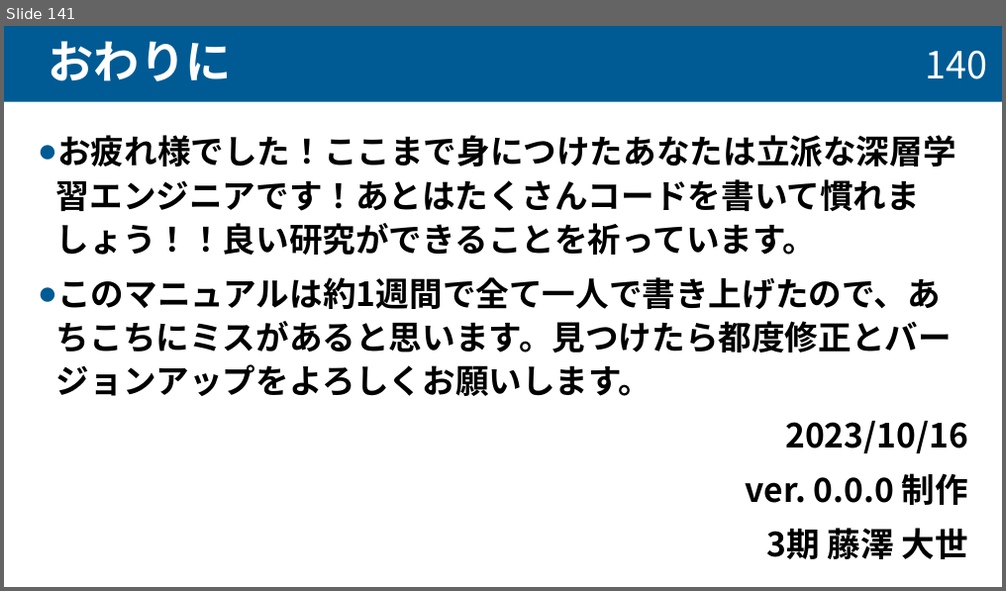
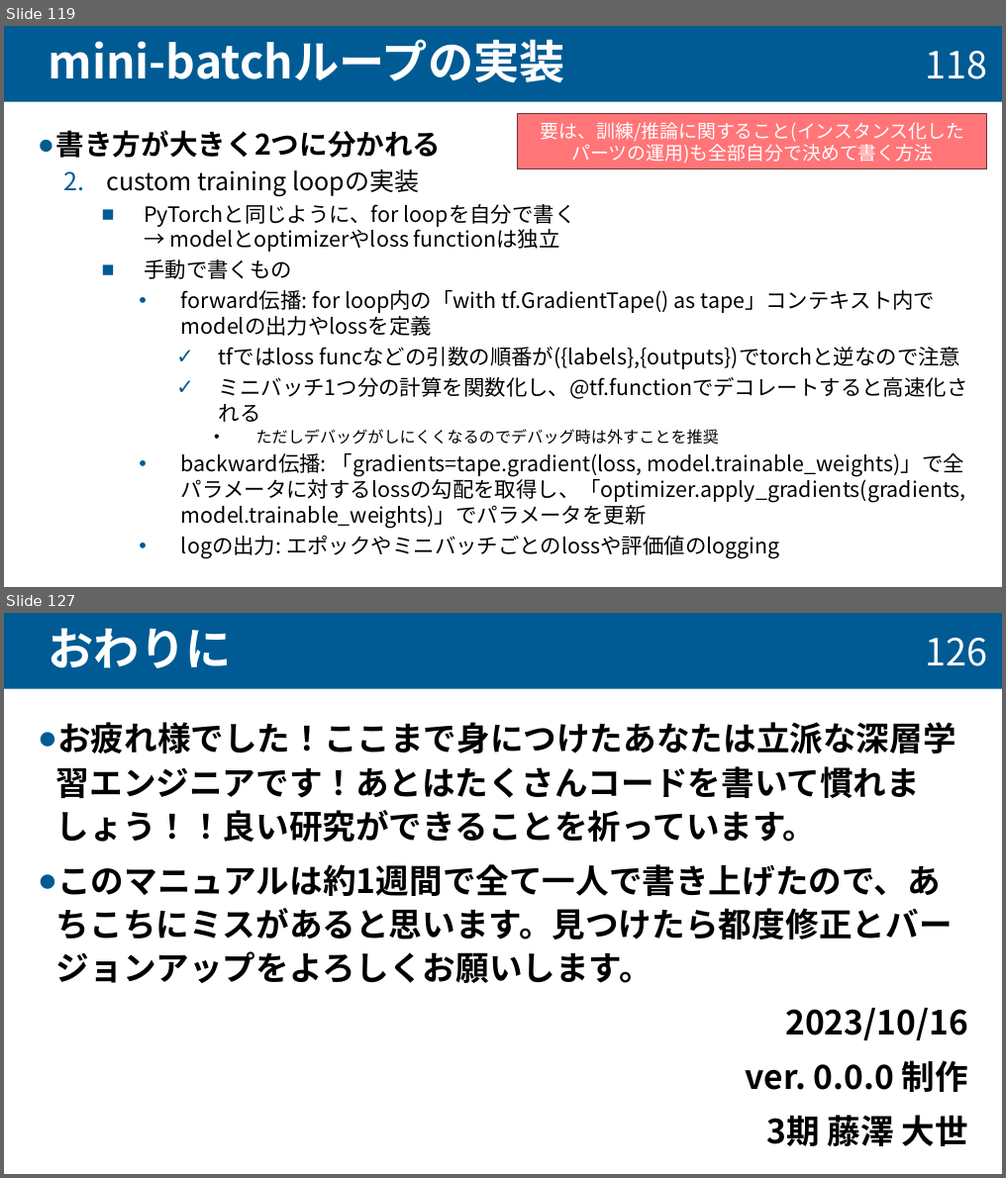
Before and after one commit to taiseifujisawa/cnn_manual_nktlab, a slide deck: cnn_manual.pptx. Shown one above the other, each under a label of ours: slide 141 before the commit, slides 119 and 127 after it; the slides between them are not shown. The pictures are 1006x591 and 1006x1178 pixels, drawn with LibreOffice and Linux fonts; fonts in the diff are those of the drawing. Boxes give left, top, right and bottom in pixels: in the first picture for what was removed or moved away, otherwise in the second. Text is boxed around its words. In the diff, an @@ line names an element or a change of style, - is before the commit and + after.

```diff
--- a/cnn_manual.pptx
+++ b/cnn_manual.pptx
@@ slide 119 added at (4, 26, 1002, 587), background #FFFFFF @@
@@ title added at (4, 26, 1002, 101), fill #005B94, 44 pt, text #FFFFFF, bold @@
+mini-batchループの実装
@@ page number added at (925, 51, 987, 79), 36 pt, text #FFFFFF @@
+118
@@ rectangle added at (518, 113, 987, 169), fill #FF7578, outline #703335 1 pt, 18 pt, text #FFFFFF @@
+要は、訓練/推論に関すること(インスタンス化したパーツの運用)も全部自分で決めて書く方法
@@ text added at (56, 130, 968, 559), 20.4 pt, text #000000 @@
+● 書き方が大きく2つに分かれる
+  2. custom training loopの実装
+    ■ PyTorchと同じように、for loopを自分で書く
+      → modelとoptimizerやloss functionは独立
+    ■ 手動で書くもの
+      • forward伝播: for loop内の「with tf.GradientTape() as tape」コンテキスト内でmodelの出力やlossを定義
+        ✓ tfではloss funcなどの引数の順番が({labels},{outputs})でtorchと逆なので注意
+        ✓ ミニバッチ1つ分の計算を関数化し、@tf.functionでデコレートすると高速化される
+          • ただしデバッグがしにくくなるのでデバッグ時は外すことを推奨
+      • backward伝播: 「gradients=tape.gradient(loss, model.trainable_weights)」で全パラメータに対するlossの勾配を取得し、「optimizer.apply_gradients(gradients, model.trainable_weights)」でパラメータを更新
+      • logの出力: エポックやミニバッチごとのlossや評価値のlogging
@@ what was slide 141 is now slide 127 @@
@@ page number at (925, 638, 987, 666): text changed @@
-140
+126
```
Also in this commit, not shown: 7 slides changed, 14 other slides added, 29 slides removed.
